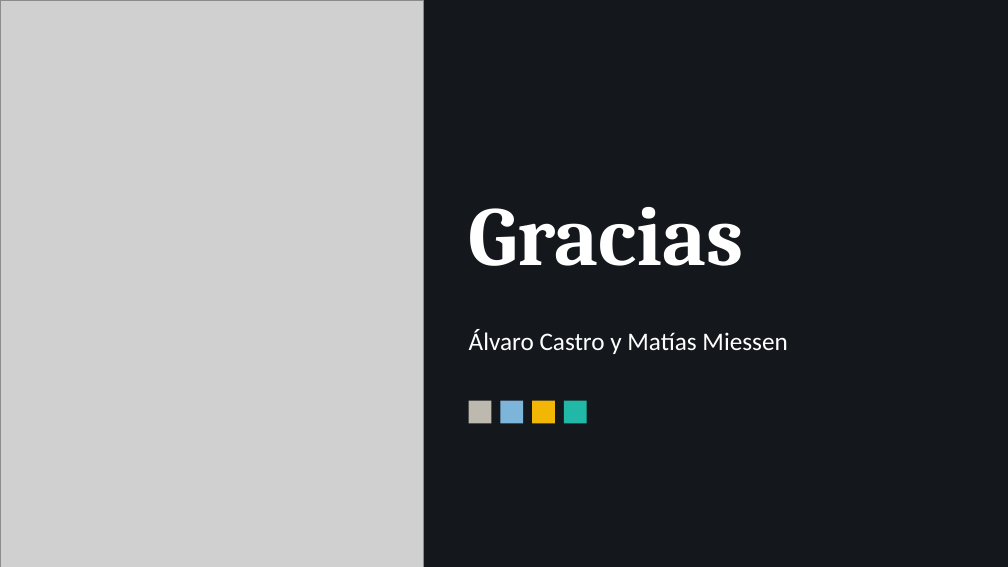
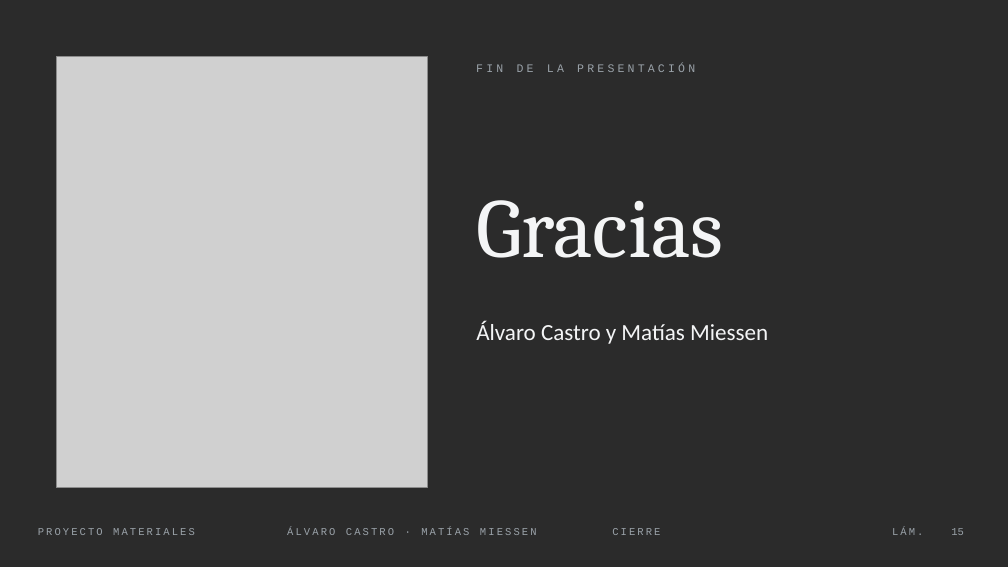
Before and after one commit to Elcastor124/Deutschtrainer, a slide deck: slide 15 of proyecto-materiales/Proyecto-Materiales_Castro-Miessen.pptx. Drawn at 1008x567 pixels with LibreOffice and Linux fonts; fonts in the diff are those of the drawing; grey boxes stand for pictures; background and template pictures are left out; a plain dark background stands for a picture behind light text. Boxes give left, top, right and bottom in pixels: in the first picture for what was removed or moved away, otherwise in the second. Text is boxed around its words. In the diff, an @@ line names an element or a change of style, - is before the commit and + after.

```diff
--- a/proyecto-materiales/Proyecto-Materiales_Castro-Miessen.pptx
+++ b/proyecto-materiales/Proyecto-Materiales_Castro-Miessen.pptx
@@ background #FFFFFF to picture (left out) @@
@@ rectangle removed at <box>0,0,1008,567</box> @@
@@ picture: place and size @@
-picture at <box>0,0,423,567</box>
+picture at <box>57,57,427,488</box>
@@ text added at <box>476,64,695,72</box>, 11 pt, text #9AA2A9 @@
+FIN DE LA PRESENTACIÓN
@@ title "Gracias": place and size @@
-title "Gracias" at <box>469,207,744,266</box>
+title "Gracias" at <box>476,200,724,258</box>
@@ title "Gracias" at <box>476,200,724,258</box>: text colour #FFFFFF to #F4F5F6, bold off @@
@@ text "Álvaro Castro y Matías Miessen": place and size @@
-text "Álvaro Castro y Matías Miessen" at <box>469,329,787,354</box>
+text "Álvaro Castro y Matías Miessen" at <box>476,321,768,344</box>
@@ text "Álvaro Castro y Matías Miessen" at <box>476,321,768,344</box>: size 24 to 22 pt, text colour #FFFFFF to #F4F5F6 @@
@@ rectangle removed at <box>469,401,492,423</box> @@
@@ rectangle removed at <box>501,401,523,423</box> @@
@@ rectangle removed at <box>532,401,555,423</box> @@
@@ rectangle removed at <box>564,401,587,423</box> @@
@@ text added at <box>38,528,195,535</box>, 10 pt, text #9AA2A9 @@
+PROYECTO MATERIALES
@@ text added at <box>287,528,537,535</box>, 10 pt, text #9AA2A9 @@
+ÁLVARO CASTRO · MATÍAS MIESSEN
@@ text added at <box>612,528,660,535</box>, 10 pt, text #9AA2A9 @@
+CIERRE
@@ text added at <box>892,528,923,535</box>, 10 pt, text #9AA2A9 @@
+LÁM.
@@ page number added at <box>951,528,964,535</box>, 10 pt, text #9AA2A9 @@
+15
```
Also in this commit, not shown: 14 other slides changed.
